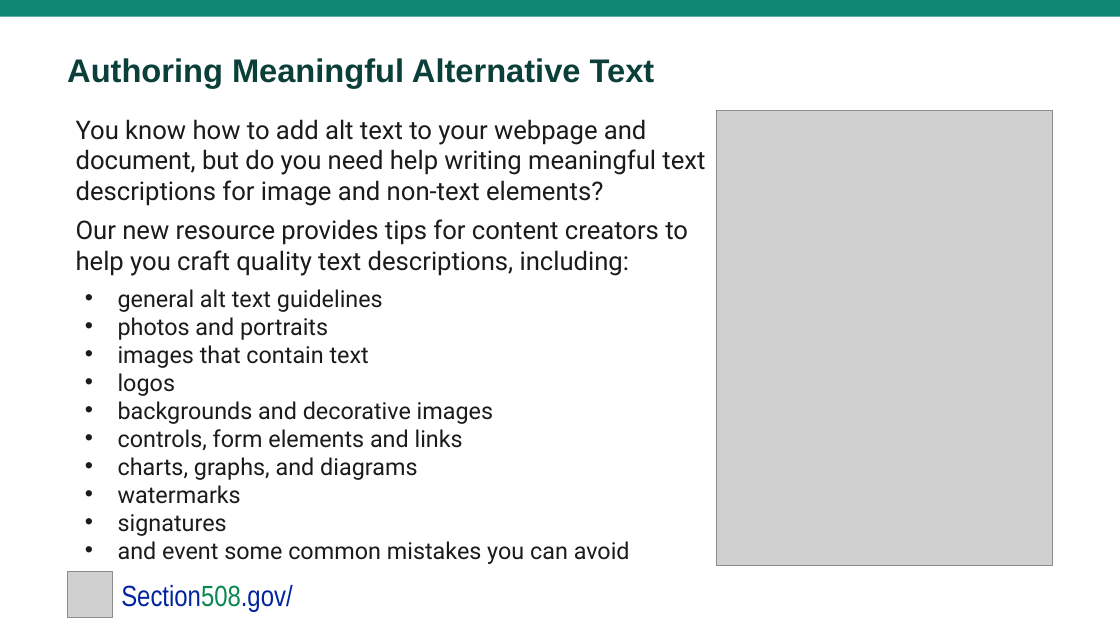
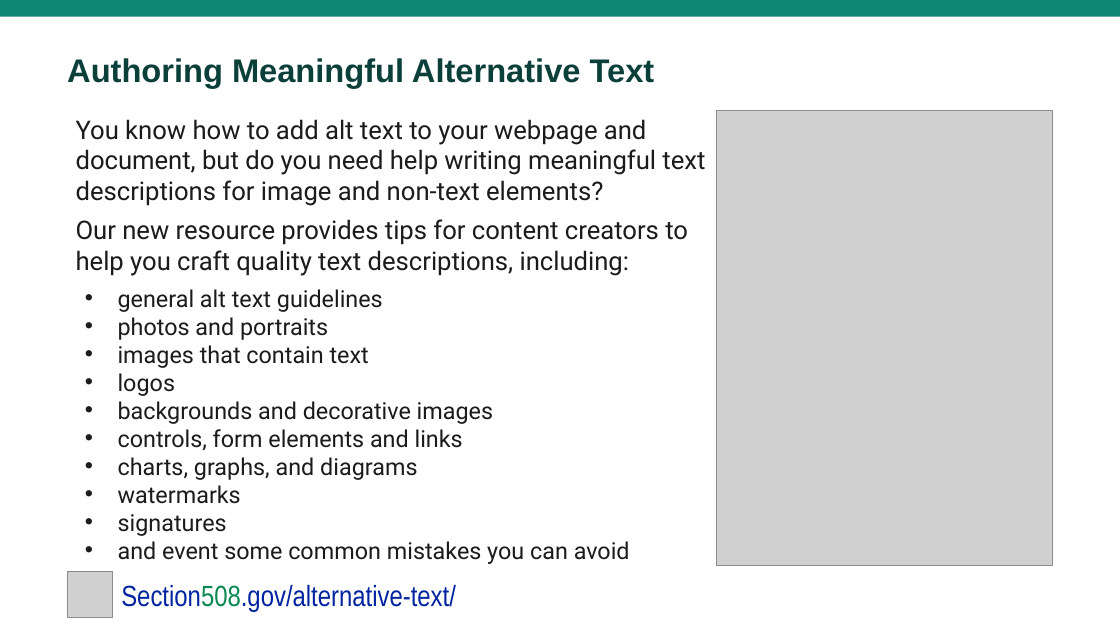
Before and after one commit to GSA/Section508.gov, a slide deck: slide 10 of assets/files/iaaf/2025/IAAF-2025-GSA-Yearly-Activities-Update.pptx. Drawn at 1120x630 pixels with LibreOffice and Linux fonts; fonts in the diff are those of the drawing; grey boxes stand for pictures. Boxes give left, top, right and bottom in pixels: in the first picture for what was removed or moved away, otherwise in the second. Text is boxed around its words. In the diff, an @@ line names an element or a change of style, - is before the commit and + after.

```diff
--- a/assets/files/iaaf/2025/IAAF-2025-GSA-Yearly-Activities-Update.pptx
+++ b/assets/files/iaaf/2025/IAAF-2025-GSA-Yearly-Activities-Update.pptx
@@ text at (x1=121, y1=585, x2=456, y2=611): text changed @@
-Section508.gov/
+Section508.gov/alternative-text/
```
Also in this commit, not shown: 3 other files.
